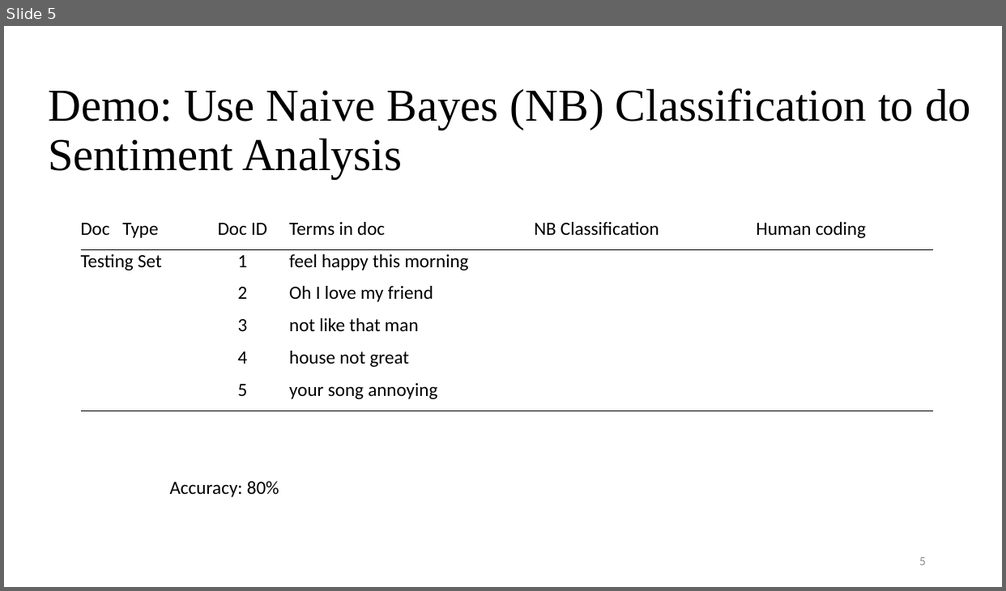
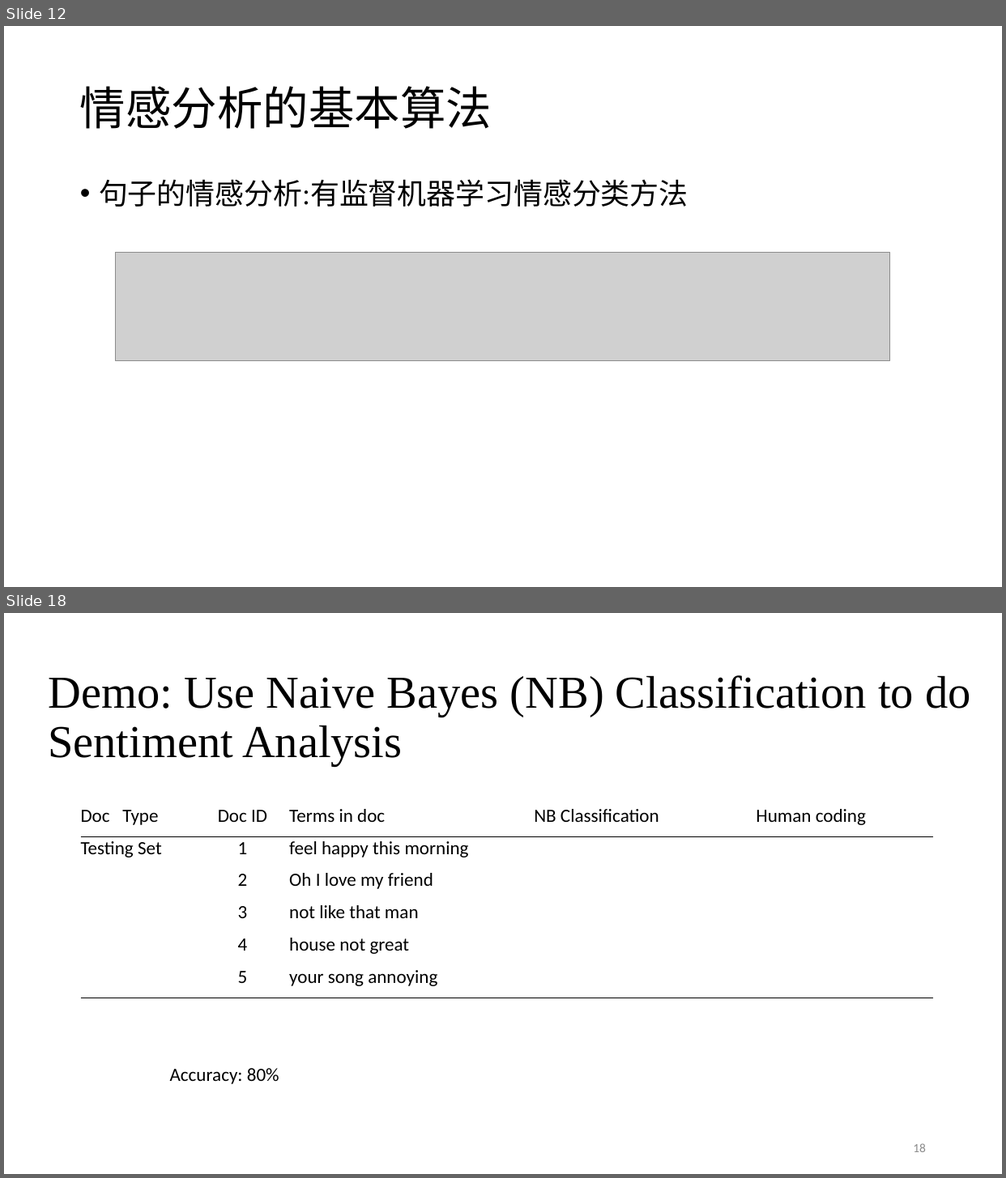
Before and after one commit to SocratesClub/ccrbook, a slide deck: slides/Chapter 3&4 语义建模 .pptx. Shown one above the other, each under a label of ours: slide 5 before the commit, slides 12 and 18 after it; the slides between them are not shown. The pictures are 1006x591 and 1006x1178 pixels, drawn with LibreOffice and Linux fonts; fonts in the diff are those of the drawing; grey boxes stand for pictures. Boxes give left, top, right and bottom in pixels: in the first picture for what was removed or moved away, otherwise in the second. Text is boxed around its words. In the diff, an @@ line names an element or a change of style, - is before the commit and + after.

```diff
--- a/slides/Chapter 3&4 语义建模 .pptx
+++ b/slides/Chapter 3&4 语义建模 .pptx
@@ slide 12 added at (4, 26, 1002, 587), background #FFFFFF @@
@@ title added at (80, 86, 492, 129), 44 pt, text #000000 @@
+情感分析的基本算法
@@ text added at (99, 179, 688, 207), 28 pt, text #000000 @@
+• 句子的情感分析:有监督机器学习情感分类方法
@@ picture added at (116, 253, 890, 361) @@
@@ what was slide 5 is now slide 18 @@
@@ page number at (913, 1144, 926, 1152): text changed @@
-5
+18
```
Also in this commit, not shown: 6 slides changed, 12 other slides added, 4 slides removed.
